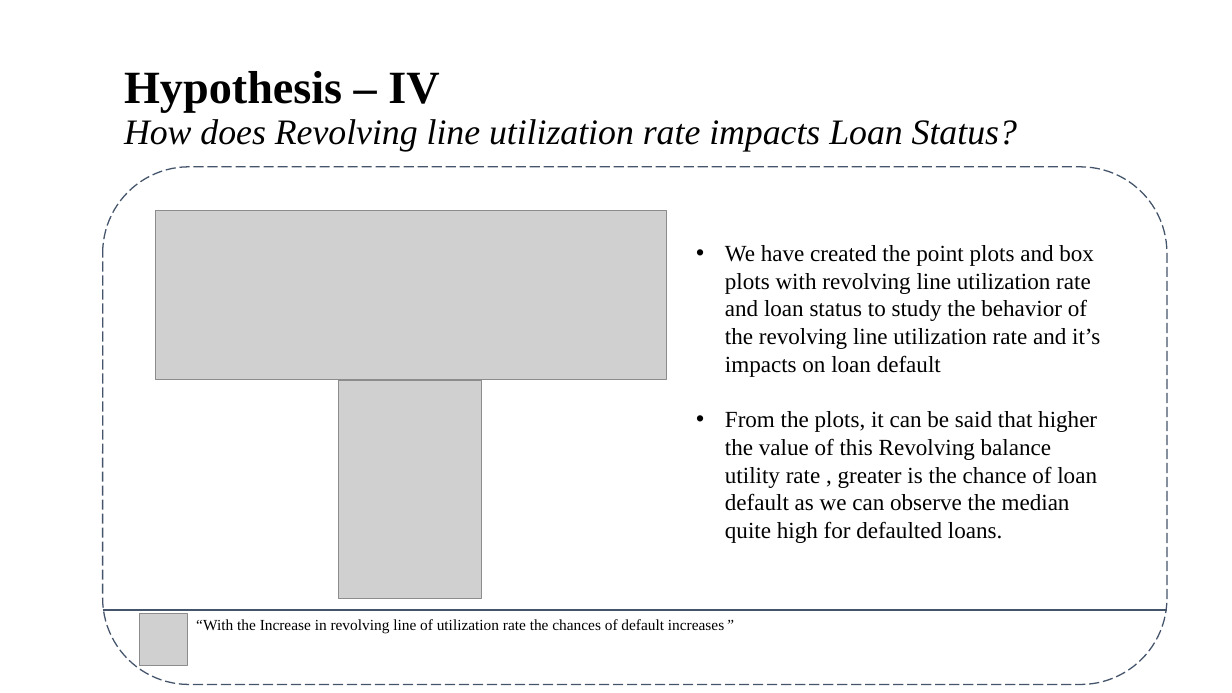
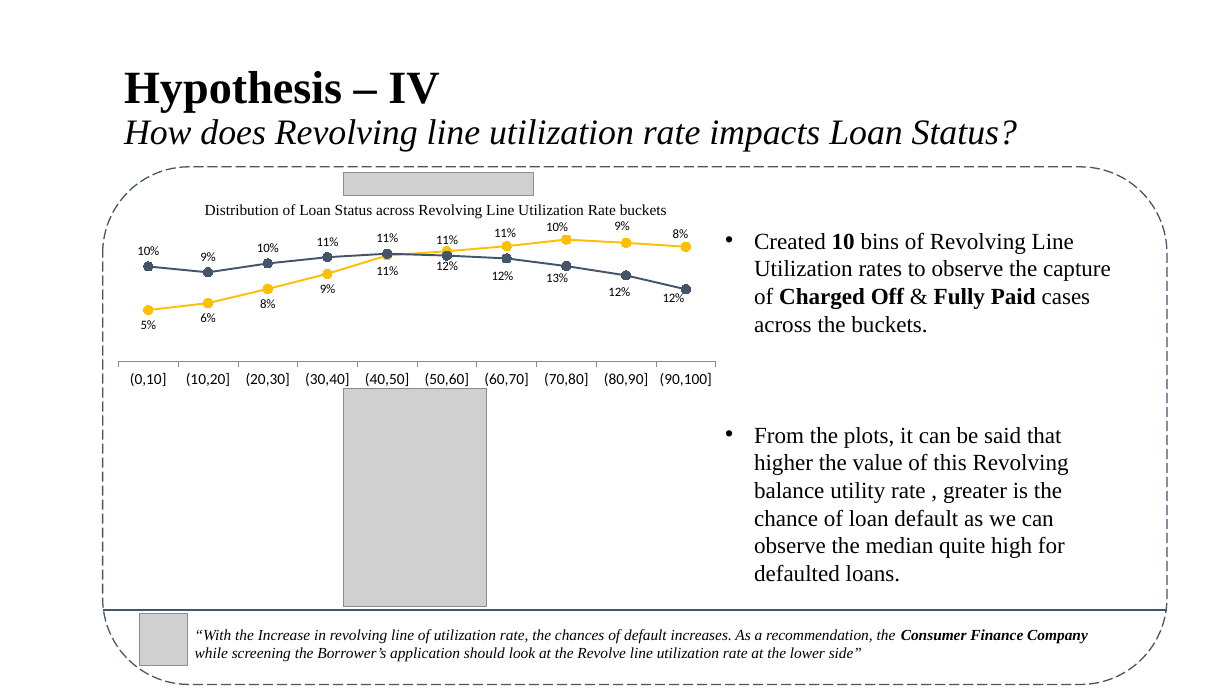
Before and after one commit to brijesh1100/P2-Gramener-Case-Study, a slide deck: slide 9 of Gramener_Case_Study_Presentation_SS.pptx. Drawn at 1232x693 pixels with LibreOffice and Linux fonts; fonts in the diff are those of the drawing; grey boxes stand for pictures; background and template pictures are left out. Boxes give left, top, right and bottom in pixels: in the first picture for what was removed or moved away, otherwise in the second. Text is boxed around its words. In the diff, an @@ line names an element or a change of style, - is before the commit and + after.

```diff
--- a/Gramener_Case_Study_Presentation_SS.pptx
+++ b/Gramener_Case_Study_Presentation_SS.pptx
@@ line chart added at (118,175,716,392) @@
+categories: (0,10], (10,20], (20,30], (30,40], (40,50], (50,60], (60,70], (70,80], (80,90], (90,100]
+Series 1: 0.05, 0.06, 0.08, 0.09, 0.11, 0.12, 0.12, 0.13, 0.12, 0.12
+Series 2: 0.1, 0.09, 0.1, 0.11, 0.11, 0.11, 0.11, 0.1, 0.09, 0.08
@@ picture added at (344,172,534,195) @@
@@ text added at (205,204,667,219), 12 pt, text #000000 @@
+Distribution of Loan Status across Revolving Line Utilization Rate buckets
@@ text "Created 10 bins of Revolving ...": place and size @@
-text "Created 10 bins of Revolving ..." at (725,245,1100,543)
+text "Created 10 bins of Revolving ..." at (754,232,1111,582)
@@ picture removed at (155,211,666,380) @@
@@ text at (754,232,1111,333): text changed @@
-• We have created the point plots and box plots with revolving line utilization rate and loan status to study the behavior of the revolving line utilization rate and it’s impacts on loan default
+• Created 10 bins of Revolving Line Utilization rates to observe the capture of Charged Off & Fully Paid cases across the buckets.
@@ picture: place and size @@
-picture at (338,381,481,599)
+picture at (344,388,486,606)
@@ text at (195,629,1088,662): text changed; italic on @@
-“With the Increase in revolving line of utilization rate the chances of default increases”
+“With the Increase in revolving line of utilization rate, the chances of default increases. As a recommendation, the Consumer Finance Company while screening the Borrower’s application should look at the Revolve line utilization rate at the lower side”
```
Also in this commit, not shown: 5 other slides changed, 5 slides added.
